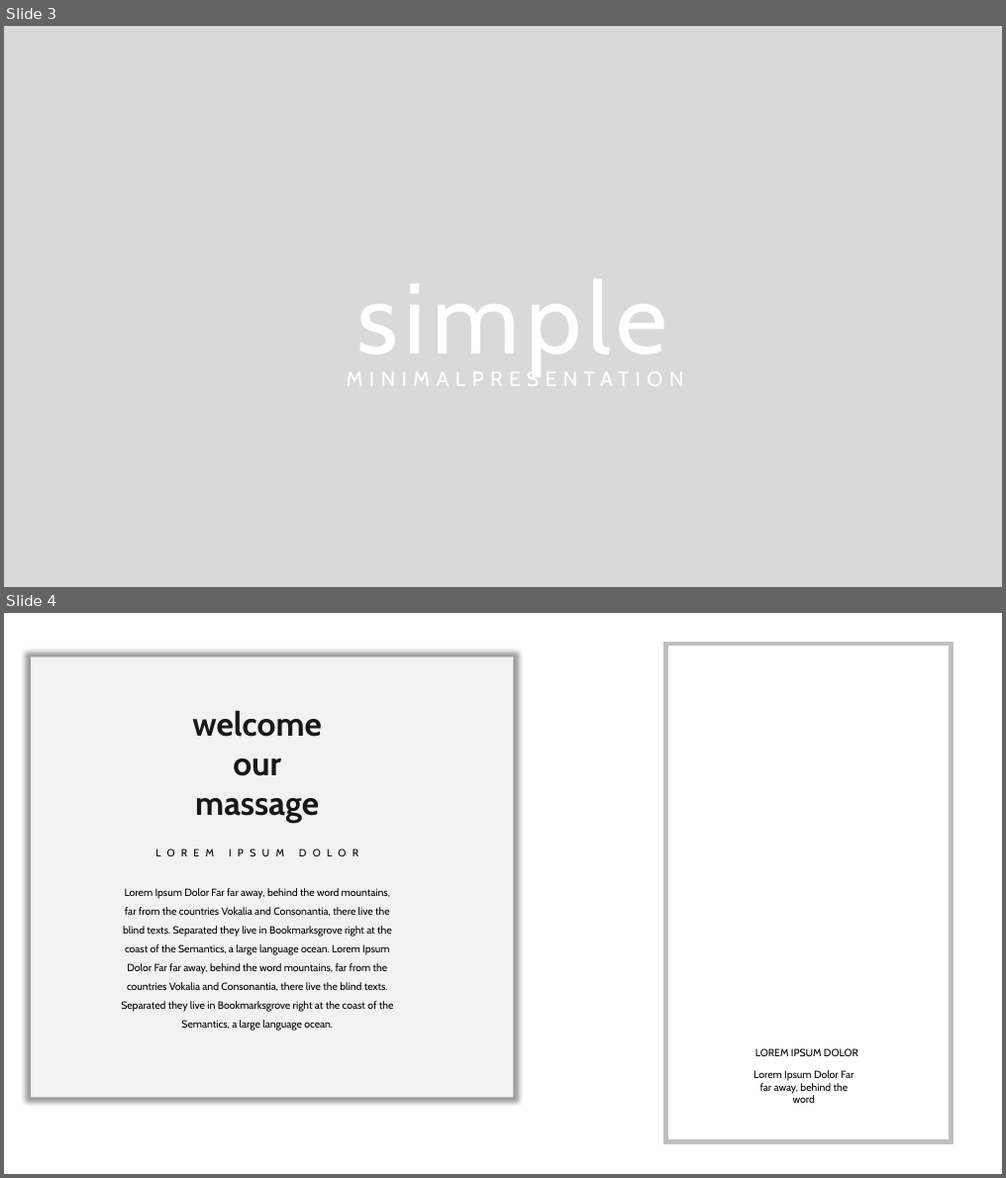
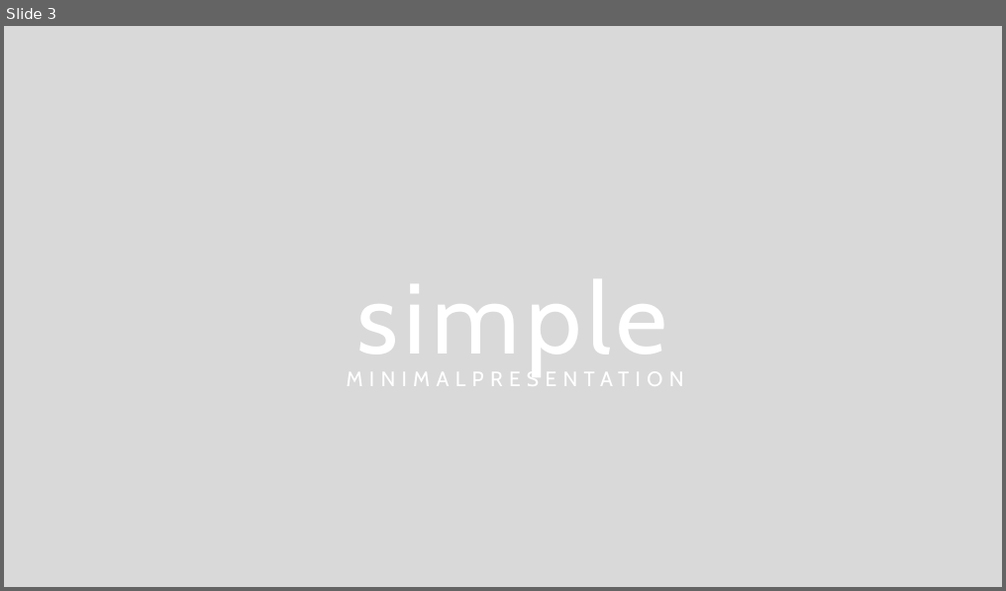
Before and after one commit to bnb1212/TeamProject_Django, a slide deck: 작업 관련 문서/stasia-powerpoint-template/Stasia Free PowerPoint Template/Stasia Free PowerPoint Template.pptx. Shown one above the other, each under a label of ours: slides 3 and 4 before the commit, slide 3 after it. The pictures are 1006x1178 and 1006x591 pixels, drawn with LibreOffice and Linux fonts; fonts in the diff are those of the drawing. Boxes give left, top, right and bottom in pixels: in the first picture for what was removed or moved away, otherwise in the second. Text is boxed around its words. In the diff, an @@ line names an element or a change of style, - is before the commit and + after.

```diff
--- a/작업 관련 문서/stasia-powerpoint-template/Stasia Free PowerPoint Template/Stasia Free PowerPoint Template.pptx
+++ b/작업 관련 문서/stasia-powerpoint-template/Stasia Free PowerPoint Template/Stasia Free PowerPoint Template.pptx
@@ slide 4 removed at (x1=4, y1=613, x2=1002, y2=1174), background #FFFFFF @@
@@ rectangle removed at (x1=31, y1=658, x2=514, y2=1098) @@
@@ rectangle removed at (x1=666, y1=644, x2=951, y2=1143) @@
@@ text removed at (x1=192, y1=710, x2=321, y2=823) @@
-welcome
-our
-massage
@@ text removed at (x1=121, y1=888, x2=394, y2=1031) @@
-Lorem Ipsum Dolor Far far away, behind the word mountains, far from the countries Vokalia and Consonantia, there live the blind texts. Separated they live in Bookmarksgrove right at the coast of the Semantics, a large language ocean. Lorem Ipsum Dolor Far far away, behind the word mountains, far from the countries Vokalia and Consonantia, there live the blind texts. Separated they live in Bookmarksgrove right at the coast of the Semantics, a large language ocean.
@@ text removed at (x1=125, y1=888, x2=209, y2=899) @@
-LOREM IPSUM DOLOR
@@ text removed at (x1=755, y1=1049, x2=858, y2=1057) @@
-LOREM IPSUM DOLOR
@@ text removed at (x1=753, y1=1070, x2=853, y2=1103) @@
-Lorem Ipsum Dolor Far far away, behind the word
```
Also in this commit, not shown: 2 slides changed, 4 slides added, 2 other slides removed, 7 other files.
